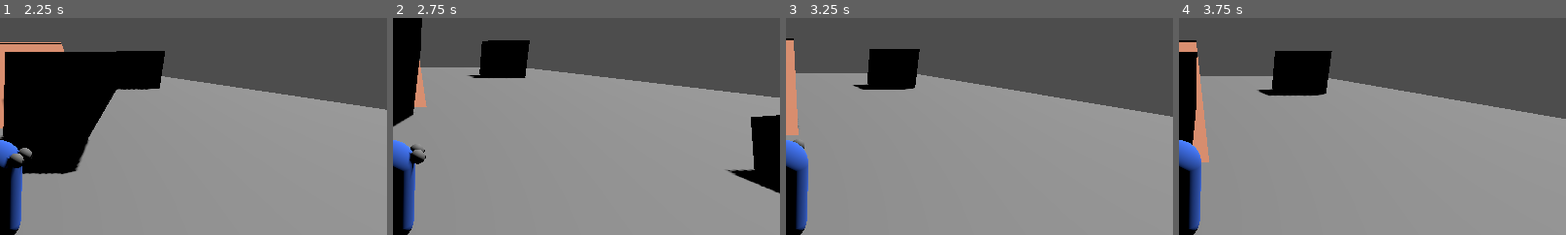
Above: before the commit, frames 1-4 (left to right).
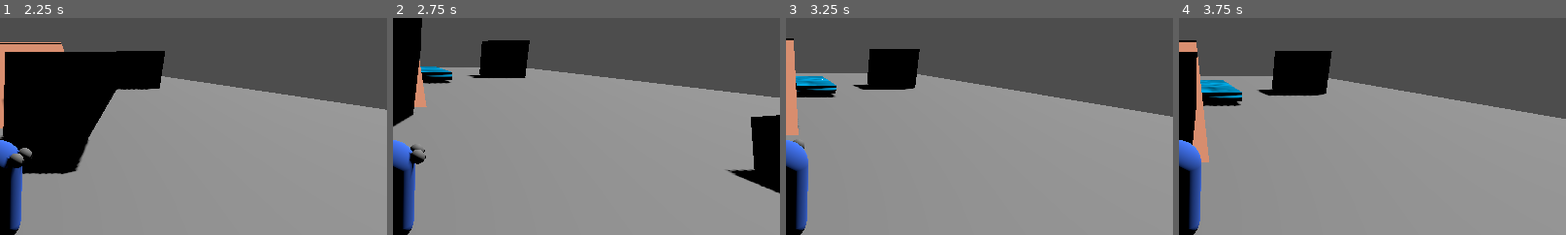
Above: after the commit, the same moments.

Repository: Harry2166/BOTW-in-Godot-and-more
Game: Godot game, scene res://Level/level_1.tscn
The game is run twice, just before and just after one commit, with the same random seed, the same clock (stepped at 60 frames per second) and the same inputs.
Inputs:
- Up to frame 1 (2.25 s): hold D (move_right) 0.53-1.28 s; tap Space (jump) at 0.6, 0.77, 1.07, 1.35, 1.52, 1.82, 2.1 s; hold Down (move_back) 1.28-2.03 s; hold D (move_right) from 2.03 s (still down)
- Up to frame 2 (2.75 s): keep holding D (move_right)
- Up to frame 3 (3.25 s): release D (move_right) at 2.78 s; hold W (move_forward) from 2.78 s (still down); tap Space (jump) at 2.85, 3.02 s
- Up to frame 4 (3.75 s): tap Space (jump) at 3.32, 3.6 s; release W (move_forward) at 3.53 s; hold A (move_left) from 3.53 s (still down)
The pictures show only the part of the screen within x 50-100%, y 25-75%; the shares and areas given below are measured in that part.

Frame 1 is identical in both runs. In frame 2, 0.6% of the frame differs, in the area x 7-16%, y 22-31%; in frame 3, 0.9%; in frame 4, 1.1%, in the area x 5-17%, y 28-41%.

Commit message:
feat: create water

Diff:
--- a/Level/level_1.tscn
+++ b/Level/level_1.tscn
@@ -1,9 +1,10 @@
-[gd_scene load_steps=13 format=3 uid="uid://c45dd0jomwrh4"]
+[gd_scene load_steps=14 format=3 uid="uid://c45dd0jomwrh4"]
 
 [ext_resource type="PackedScene" uid="uid://coqidqpwu33br" path="res://Objects/metallic_block.tscn" id="1_jfyb3"]
 [ext_resource type="PackedScene" uid="uid://dtgghqh5qb61x" path="res://Objects/player.tscn" id="1_xkokw"]
 [ext_resource type="PackedScene" uid="uid://bi7uoh0gpo8vp" path="res://Objects/rupee.tscn" id="3_vdn16"]
 [ext_resource type="PackedScene" uid="uid://c7po804bwx01b" path="res://Objects/obstacle.tscn" id="6_va835"]
+[ext_resource type="PackedScene" uid="uid://bhr3ydswvsxet" path="res://Objects/water.tscn" id="6_xib80"]
 [ext_resource type="PackedScene" uid="uid://cp2jchjgwpyij" path="res://Objects/metallic_bad_box.tscn" id="7_gajds"]
 [ext_resource type="PackedScene" uid="uid://djwarijri3qf8" path="res://Objects/metallic_block_negative.tscn" id="8_xtmbd"]
 [ext_resource type="PackedScene" uid="uid://dblqx6war3obl" path="res://Objects/wood_block.tscn" id="9_81uec"]
@@ -111,3 +112,6 @@
 
 [node name="CollisionShape3D" type="CollisionShape3D" parent="BlocksCube019/StaticBody3D"]
 shape = SubResource("ConcavePolygonShape3D_5dgt4")
+
+[node name="Water" parent="." instance=ExtResource("6_xib80")]
+transform = Transform3D(1, 0, 0, 0, 1, 0, 0, 0, 1, 19.1654, 1.25077, -16.2388)
--- a/Objects/player.tscn
+++ b/Objects/player.tscn
@@ -166,7 +166,7 @@
 [node name="RayCast3D" type="RayCast3D" parent="SpringArm3D/Camera3D"]
 transform = Transform3D(1, 0, 0, 0, 0.987689, -0.156435, 0, 0.156435, 0.987689, 0, 0.424681, -6.66954)
 target_position = Vector3(0, -1, -20)
-collision_mask = 6
+collision_mask = 38
 
 [node name="WhereWoodGoes" type="Area3D" parent="SpringArm3D/Camera3D"]
 transform = Transform3D(1, 0, 0, 0, 1, 0, 0, 0, 1, 0, 7.16216, -25.1434)
--- /dev/null
+++ b/Objects/water.tscn
@@ -0,0 +1,70 @@
+[gd_scene load_steps=8 format=3 uid="uid://bhr3ydswvsxet"]
+
+[ext_resource type="Texture2D" uid="uid://cls1xa5ytkjq5" path="res://download (3).jpg" id="1_nk8wg"]
+
+[sub_resource type="BoxMesh" id="BoxMesh_mmuwp"]
+size = Vector3(5, 1, 15)
+
+[sub_resource type="StandardMaterial3D" id="StandardMaterial3D_vdi4p"]
+albedo_color = Color(0, 0.741176, 1, 0.901961)
+roughness = 0.03
+normal_enabled = true
+normal_texture = ExtResource("1_nk8wg")
+uv1_offset = Vector3(4.5, 0, 0)
+
+[sub_resource type="BoxShape3D" id="BoxShape3D_xf11w"]
+size = Vector3(5, 1, 15)
+
+[sub_resource type="Animation" id="Animation_tudxk"]
+resource_name = "waves"
+length = 2.5
+loop_mode = 1
+tracks/0/type = "value"
+tracks/0/imported = false
+tracks/0/enabled = true
+tracks/0/path = NodePath("MeshInstance3D:surface_material_override/0:uv1_offset")
+tracks/0/interp = 1
+tracks/0/loop_wrap = true
+tracks/0/keys = {
+"times": PackedFloat32Array(0, 2.5),
+"transitions": PackedFloat32Array(1, 1),
+"update": 0,
+"values": [Vector3(0, 0, 0), Vector3(4.5, 0, 0)]
+}
+
+[sub_resource type="Animation" id="Animation_d75l4"]
+length = 0.001
+tracks/0/type = "value"
+tracks/0/imported = false
+tracks/0/enabled = true
+tracks/0/path = NodePath("MeshInstance3D:surface_material_override/0:uv1_offset")
+tracks/0/interp = 1
+tracks/0/loop_wrap = true
+tracks/0/keys = {
+"times": PackedFloat32Array(0),
+"transitions": PackedFloat32Array(1),
+"update": 0,
+"values": [Vector3(4.5, 0, 0)]
+}
+
+[sub_resource type="AnimationLibrary" id="AnimationLibrary_6cckd"]
+_data = {
+"RESET": SubResource("Animation_d75l4"),
+"waves": SubResource("Animation_tudxk")
+}
+
+[node name="StaticBody3D" type="StaticBody3D"]
+collision_layer = 32
+collision_mask = 33
+
+[node name="MeshInstance3D" type="MeshInstance3D" parent="."]
+mesh = SubResource("BoxMesh_mmuwp")
+surface_material_override/0 = SubResource("StandardMaterial3D_vdi4p")
+
+[node name="CollisionShape3D" type="CollisionShape3D" parent="."]
+shape = SubResource("BoxShape3D_xf11w")
+
+[node name="AnimationPlayer" type="AnimationPlayer" parent="."]
+libraries = {
+"": SubResource("AnimationLibrary_6cckd")
+}
--- a/Scripts/player.gd
+++ b/Scripts/player.gd
@@ -58,6 +58,7 @@
 var bomb_guy = false
 var bomb_spawned = false
 var super_jump = false
+var ice_ice_tubig = false
 var stopped_objs = 1
 var bomb_objs = 1
 var hit_amount = 0
@@ -92,7 +93,7 @@
 		#num_of_jumps = 2
 	if Input.is_action_just_pressed("left_shoulder"):
 		currAbilityIdx += 1
-		match (currAbilityIdx % 5):
+		match (currAbilityIdx % 6):
 			0:
 				PlayerData.current_ability = PlayerData.Ability.NONE
 				is_magnet = false
@@ -103,6 +104,7 @@
 				magnet_collision_shape1.visible = false
 				bomb_guy = false
 				super_jump = false
+				ice_ice_tubig = false
 				ability_text.text = "Current Ability: None"
 			1:
 				PlayerData.current_ability = PlayerData.Ability.MAGNET
@@ -114,6 +116,7 @@
 				magnet_collision_shape1.visible = true
 				bomb_guy = false
 				super_jump = false
+				ice_ice_tubig = false
 				ability_text.text = "Current Ability: Magnet"
 			2:
 				PlayerData.current_ability = PlayerData.Ability.WOOD
@@ -125,6 +128,7 @@
 				magnet_collision_shape1.visible = false
 				bomb_guy = false
 				super_jump = false
+				ice_ice_tubig = false
 				ability_text.text = "Current Ability: Wood"
 			3:
 				PlayerData.current_ability = PlayerData.Ability.STASIS
@@ -137,6 +141,7 @@
 				magnet_collision_shape1.visible = false
 				bomb_guy = false
 				super_jump = false
+				ice_ice_tubig = false
 				ability_text.text = "Current Ability: Stasis"
 			4:
 				PlayerData.current_ability = PlayerData.Ability.BOMB
@@ -149,7 +154,20 @@
 				magnet_collision_shape1.visible = false
 				bomb_guy = true
 				super_jump = false
+				ice_ice_tubig = false
 				ability_text.text = "Current Ability: Bombs"
+			5:
+				PlayerData.current_ability = PlayerData.Ability.NONE
+				is_magnet = false
+				use_wood = false
+				magnet_collision.disabled = true
+				crosshair.visible = true
+				stop_obj = false
+				magnet_collision_shape1.visible = false
+				bomb_guy = false
+				super_jump = false
+				ice_ice_tubig = true
+				ability_text.text = "Current Ability: Cryonis"
 
 	if Input.is_action_just_pressed("A"):
 		if is_magnet:
@@ -183,6 +201,9 @@
 			if Input.is_action_pressed("A") and stopped_objs == 1:
 				aim_ray.get_collider().get_stopped()
 				stopped_objs -= 1
+		if ice_ice_tubig and aim_ray.get_collider() is StaticBody3D:
+			extra_crosshair.visible = true
+			print(aim_ray.get_collision_point())
 	else:
 		extra_crosshair.visible = false
 
--- a/Scripts/player_data.gd
+++ b/Scripts/player_data.gd
@@ -1,6 +1,6 @@
 extends Node
 
-enum Ability {NONE = 0, MAGNET = 1, WOOD = 2, STASIS = 3, BOMB = 4, SUPER_JUMP = 5}
+enum Ability {NONE = 0, MAGNET = 1, WOOD = 2, STASIS = 3, BOMB = 4, CRYONIS = 5}
 
 var current_ability = Ability.NONE
 var curr_health = 5
Binary file added: 9110-normal.jpg
Not shown, added: 9110-normal.jpg.import
Binary file added: download (3).jpg
Not shown, added: download (3).jpg.import
